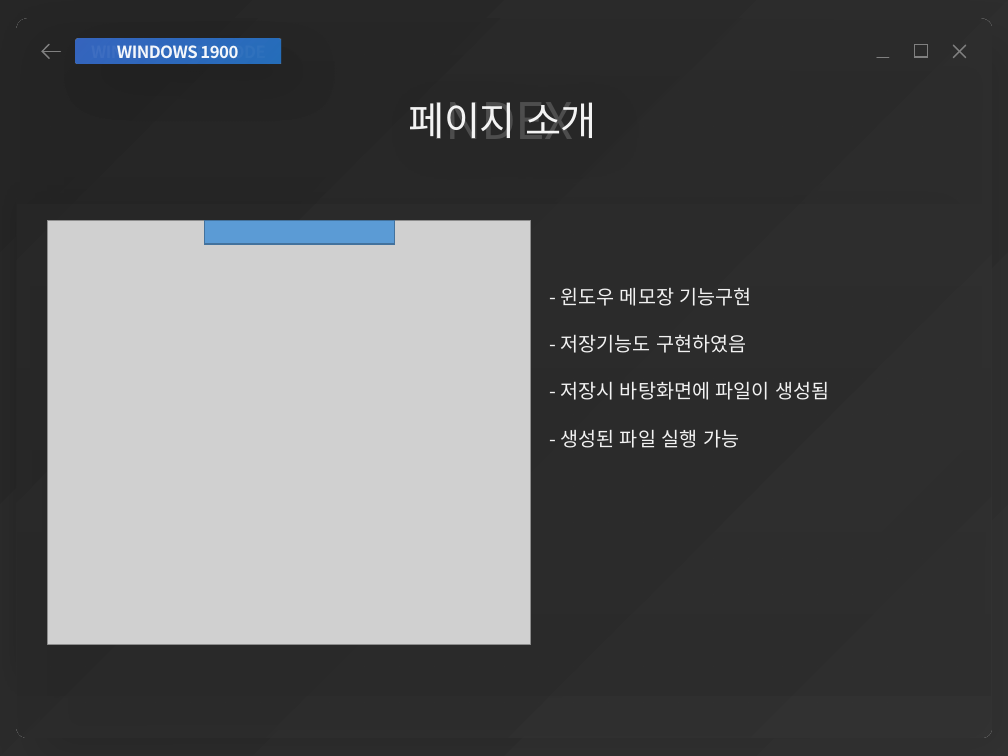
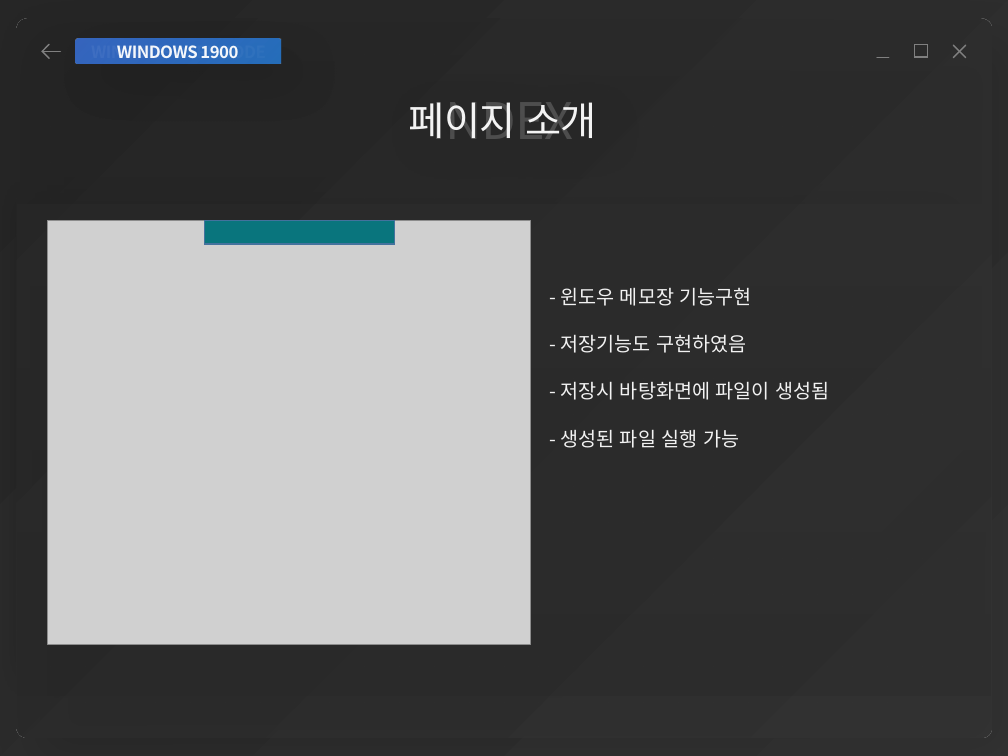
Before and after one commit to yonggyu01/windowProject, a slide deck: slide 14 of 김용규 개인포폴.pptx. Drawn at 1008x756 pixels with LibreOffice and Linux fonts; fonts in the diff are those of the drawing; grey boxes stand for pictures; background and template pictures are left out. Boxes give left, top, right and bottom in pixels: in the first picture for what was removed or moved away, otherwise in the second. Text is boxed around its words. In the diff, an @@ line names an element or a change of style, - is before the commit and + after.

```diff
--- a/김용규 개인포폴.pptx
+++ b/김용규 개인포폴.pptx
@@ rectangle at <box>205,221,395,244</box>: fill #5B9BD5 to #09757D @@
```
Also in this commit, not shown: 5 other slides changed, 1 other file.
